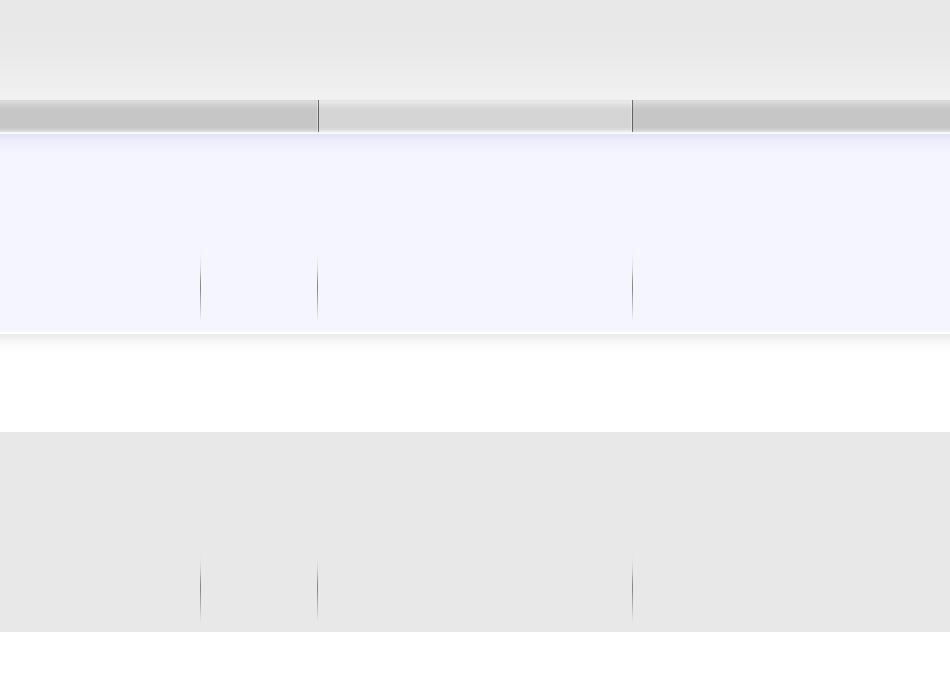
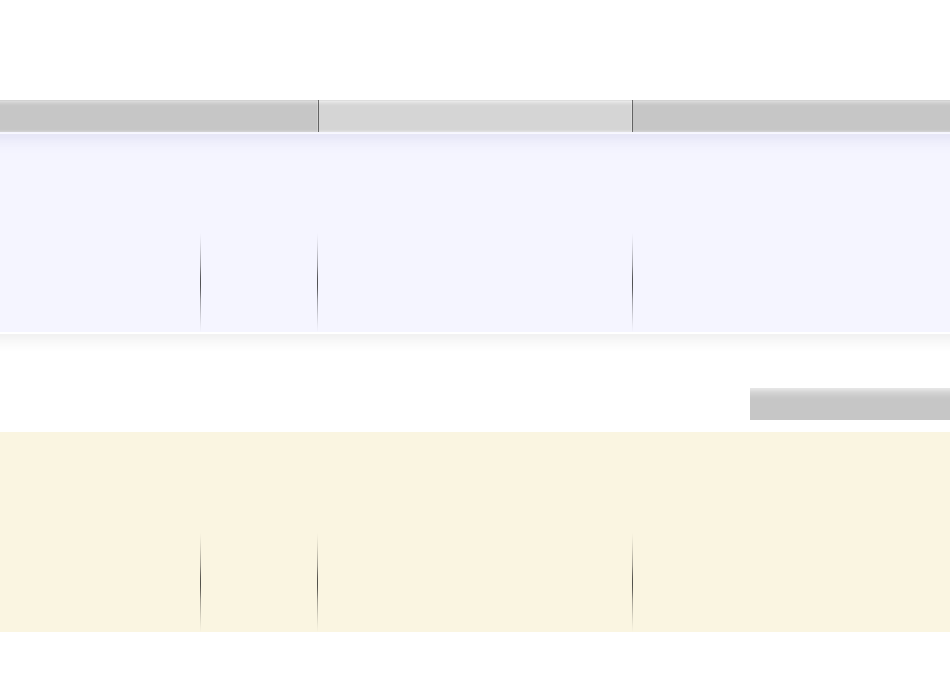
Layer changes from the first 950x696 image to the second:
painted on "navbar button" over [0, 100, 950, 132]
painted on "header" over [0, 0, 950, 100]
added layer "widget header" above "body" over [750, 388, 950, 420]
painted on "footer widgets" over [0, 432, 950, 532]
painted on "footer boxes" over [0, 532, 950, 632]
